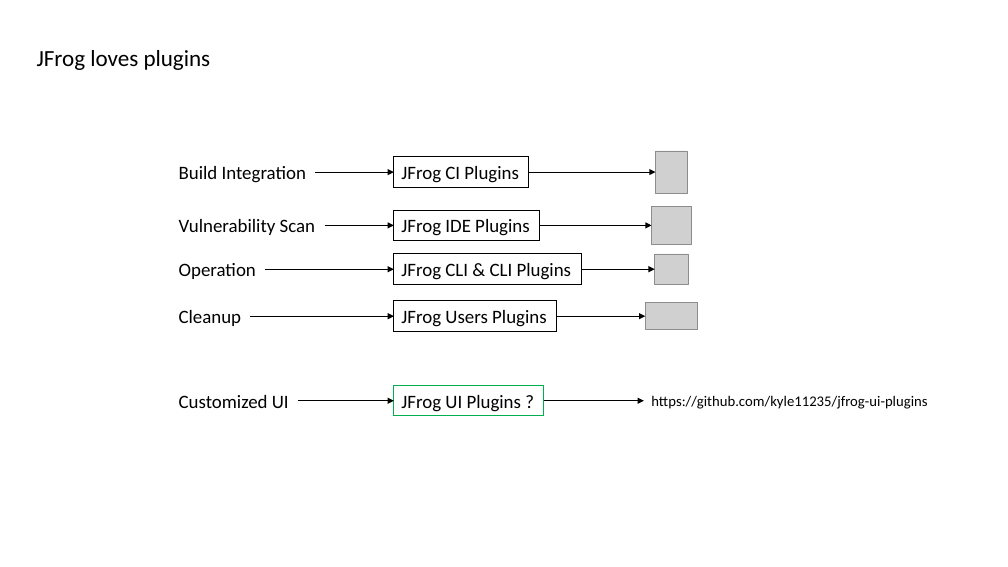
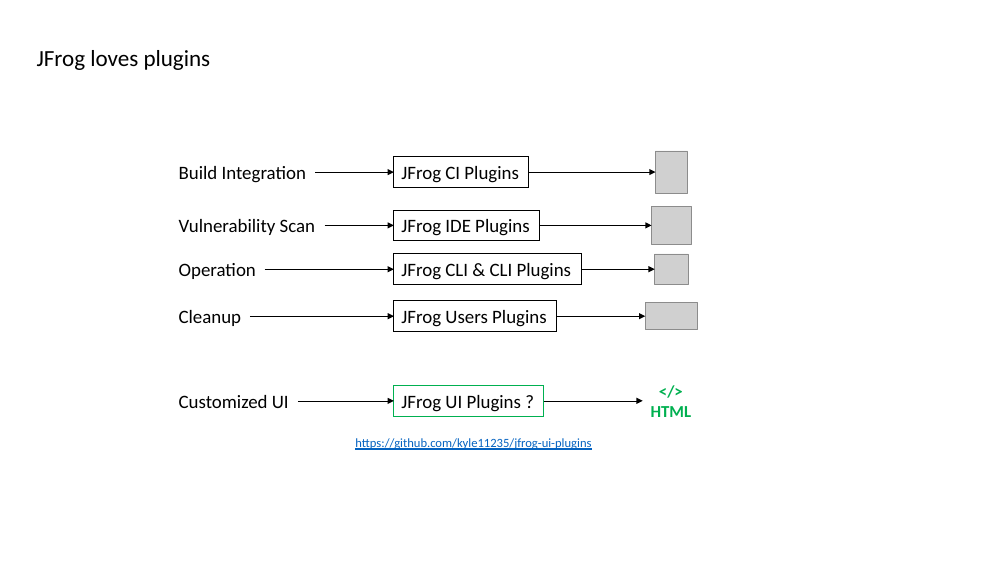
Before and after one commit to JFrogChina/JFrog-UI-Chinese-Plugins, a slide deck: slide 1 of images/design.pptx. Drawn at 1008x567 pixels with LibreOffice and Linux fonts; fonts in the diff are those of the drawing; grey boxes stand for pictures. Boxes give left, top, right and bottom in pixels: in the first picture for what was removed or moved away, otherwise in the second. Text is boxed around its words. In the diff, an @@ line names an element or a change of style, - is before the commit and + after.

```diff
--- a/images/design.pptx
+++ b/images/design.pptx
@@ text added at (x1=651, y1=406, x2=692, y2=417), 16 pt, text #00B050, bold @@
+</>
+HTML
@@ text "https://github.com/kyle11235/jfrog-ui-plugins" moved from (x1=651, y1=395, x2=927, y2=409) to (x1=355, y1=438, x2=591, y2=450) @@
@@ text "https://github.com/kyle11235/jfrog-ui-plugins" at (x1=355, y1=438, x2=591, y2=450): size 14 to 12 pt, text colour #000000 to #0563C1, underline on @@
```
Also in this commit, not shown: 1 other file.
